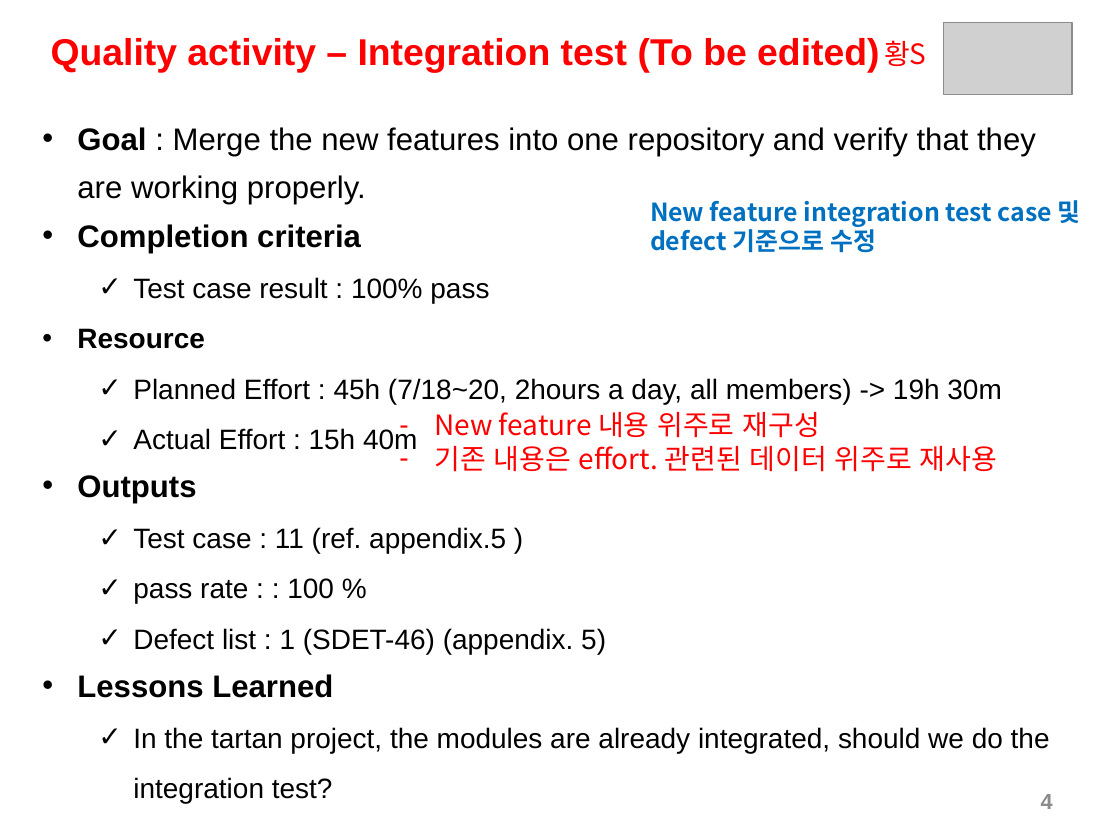
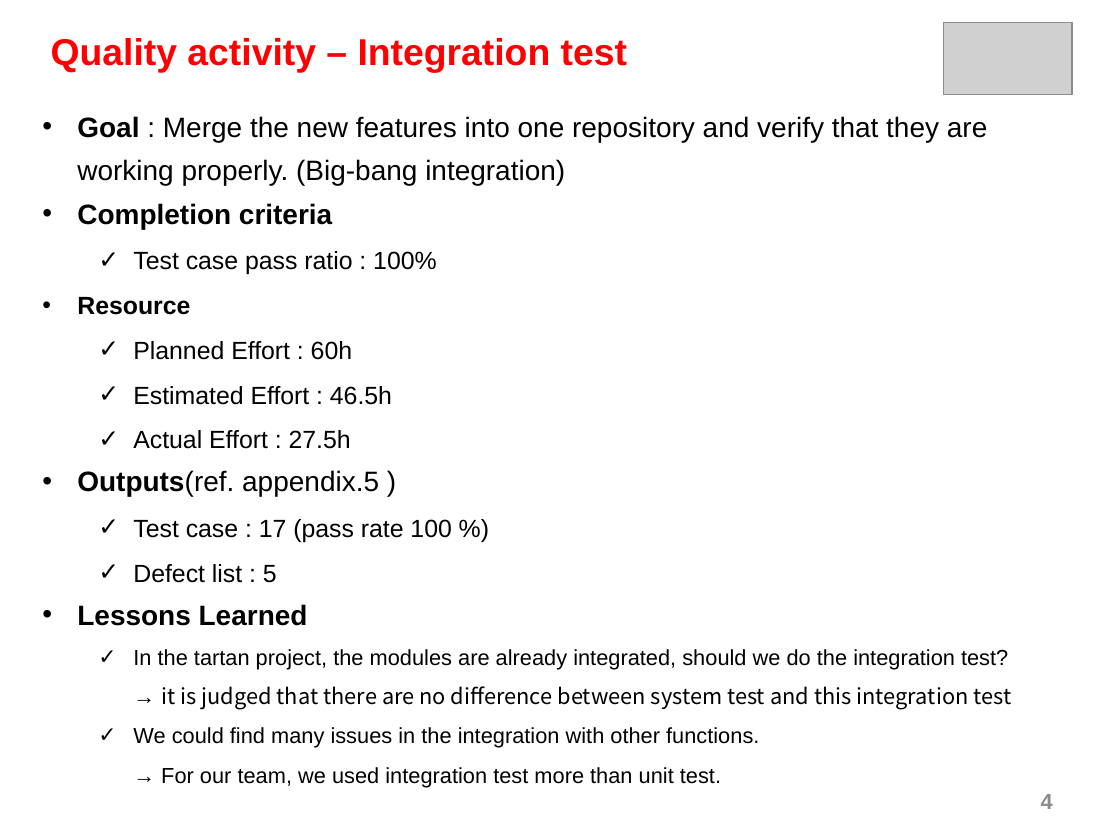
Before and after one commit to sunghochin/share_doc, a slide deck: slide 4 of bts_final-presentaion_0801_draft3_HY.pptx. Drawn at 1120x840 pixels with LibreOffice and Linux fonts; fonts in the diff are those of the drawing; grey boxes stand for pictures. Boxes give left, top, right and bottom in pixels: in the first picture for what was removed or moved away, otherwise in the second. Text is boxed around its words. In the diff, an @@ line names an element or a change of style, - is before the commit and + after.

Commit message:
third draft for integration test

```diff
--- a/bts_final-presentaion_0801_draft3_HY.pptx
+++ b/bts_final-presentaion_0801_draft3_HY.pptx
@@ text at bbox=[51, 38, 627, 73]: text changed @@
-Quality activity – Integration test (To be edited)
+Quality activity – Integration test
@@ text removed at bbox=[884, 40, 926, 66] @@
-황S
@@ text "Goal : Merge the new ...": place and size @@
-text "Goal : Merge the new ..." at bbox=[77, 127, 1050, 803]
+text "Goal : Merge the new ..." at bbox=[77, 116, 1011, 787]
@@ text at bbox=[77, 116, 987, 185]: text changed; size 20 to 18 pt @@
-• Goal : Merge the new features into one repository and verify that they are working properly.
+• Goal : Merge the new features into one repository and verify that they are working properly. (Big-bang integration)
@@ text at bbox=[77, 203, 332, 626]: size 20 to 18 pt in "Completion criteria", "Lessons Learned"; size 18 to 16 pt in "Resource" @@
@@ text removed at bbox=[650, 200, 1081, 253] @@
-New feature integration test case 및 defect 기준으로 수정
@@ text at bbox=[133, 251, 437, 274]: text changed; size 18 to 16 pt @@
-  ✓ Test case result : 100% pass
+  ✓ Test case pass ratio : 100%
@@ text at bbox=[77, 341, 451, 583]: text changed; size 18 to 16 pt @@
-  ✓ Planned Effort : 45h (7/18~20, 2hours a day, all members) -> 19h 30m
-  ✓ Actual Effort : 15h 40m
-• Outputs
-  ✓ Test case : 11 (ref. appendix.5 )
-  ✓ pass rate : : 100 %
-  ✓ Defect list : 1 (SDET-46) (appendix. 5)
+  ✓ Planned Effort : 60h
+  ✓ Estimated Effort : 46.5h
+  ✓ Actual Effort : 27.5h
+• Outputs(ref. appendix.5 )
+  ✓ Test case : 17 (pass rate 100 %)
+  ✓ Defect list : 5
@@ text removed at bbox=[434, 412, 997, 472] @@
-– New feature 내용 위주로 재구성
-– 기존 내용은 effort. 관련된 데이터 위주로 재사용
@@ text at bbox=[133, 649, 1011, 787]: text changed; size 18 to 14 pt @@
-  ✓ In the tartan project, the modules are already integrated, should we do the integration test?
+  ✓ In the tartan project, the modules are already integrated, should we do the integration test?
+    → it is judged that there are no difference between system test and this integration test
+  ✓ We could find many issues in the integration with other functions.
+    → For our team, we used integration test more than unit test.
```
Also in this commit, not shown: 3 other slides changed, 1 slide removed.
